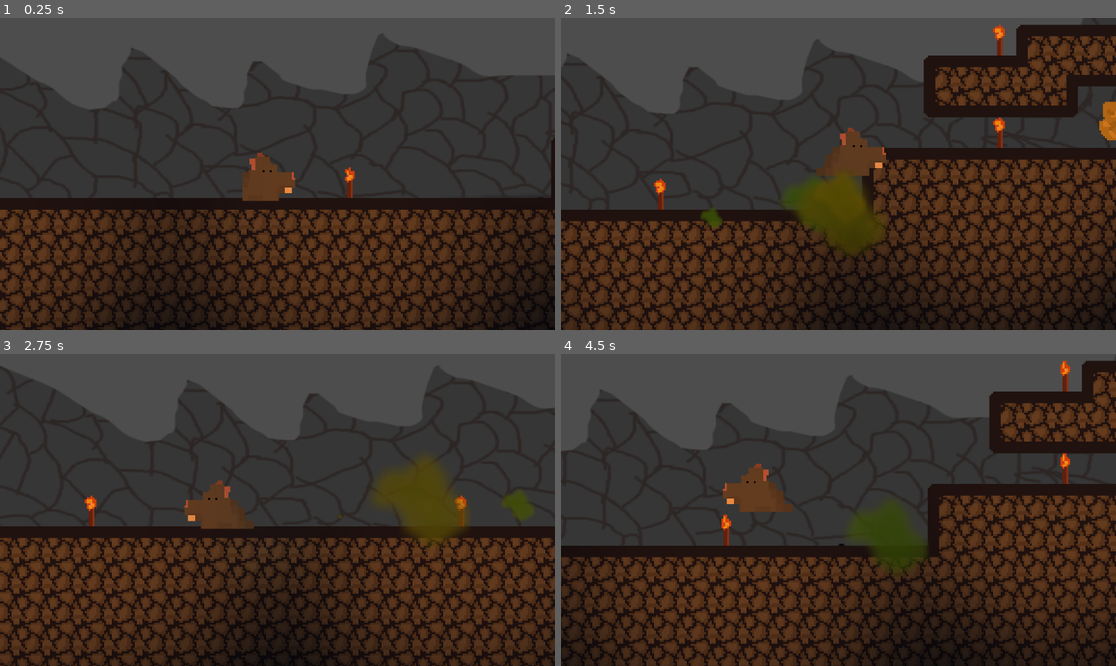
Above: before the commit, frames 1-4 (two rows, left to right).
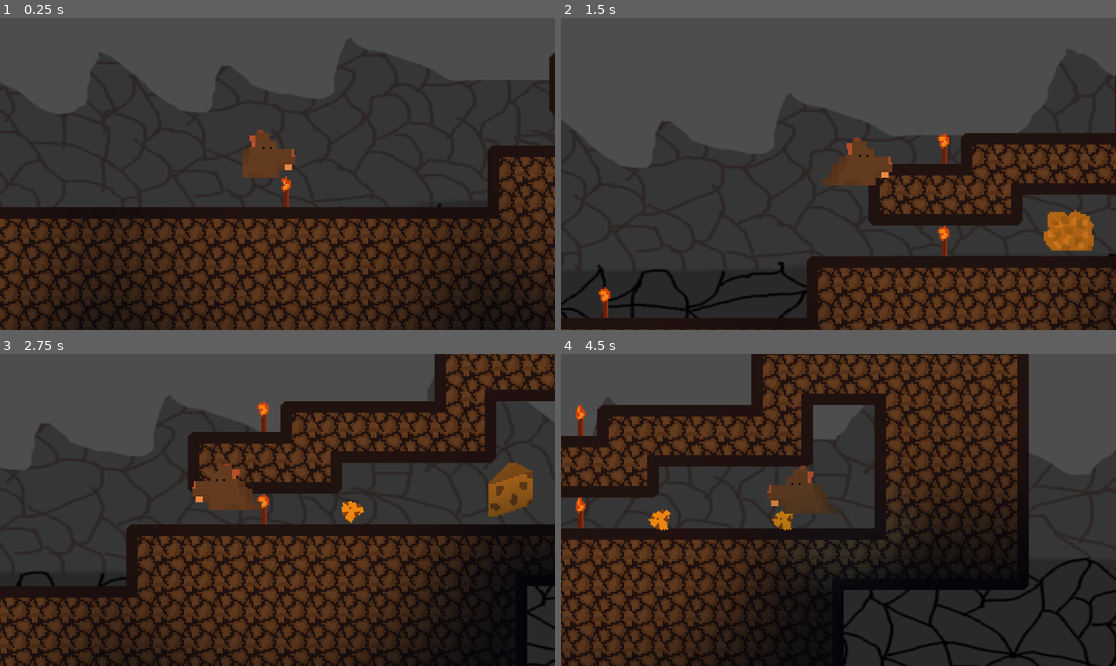
Above: after the commit, the same moments.

Repository: HaviarA1/FratThaRat
Game: Godot game, scene res://Scenes/world.tscn
Same seed, same stepped clock (60 frames per second), same inputs: the game is played once before the commit and once after it.
Inputs:
- Up to frame 1 (0.25 s): no input
- Up to frame 2 (1.5 s): hold D (right) from 0.53 s (still down); tap Shift (dash) at 0.6, 1.35 s; tap W (up) at 0.77 s
- Up to frame 3 (2.75 s): tap W (up) at 1.52 s; release D (right) at 2.03 s; hold A (left) from 2.03 s (still down); tap Shift (dash) at 2.1 s
- Up to frame 4 (4.5 s): release A (left) at 2.78 s; hold D (right) 2.78-4.28 s; tap Shift (dash) at 2.85, 3.6, 4.35 s; tap W (up) at 3.02, 3.77 s; hold A (left) from 4.28 s (still down)

The runs differ from the first frame. In frame 1, 27% of the frame differs, in the area x 0-100%, y 8-100%; in frame 2, 50%; in frame 3, 47%; in frame 4, 63%, in the area x 0-100%, y 0-100%.

Commit message:
Broke the animation

Diff:
--- a/Scenes/cheese.tscn
+++ b/Scenes/cheese.tscn
@@ -11,9 +11,8 @@
 
 [sub_resource type="Animation" id="Animation_oy54m"]
 resource_name = "Float"
-length = 4.0
+length = 2.0
 loop_mode = 1
-step = 1.0
 tracks/0/type = "value"
 tracks/0/imported = false
 tracks/0/enabled = true
@@ -21,7 +20,7 @@
 tracks/0/interp = 1
 tracks/0/loop_wrap = true
 tracks/0/keys = {
-"times": PackedFloat32Array(0, 2, 4),
+"times": PackedFloat32Array(0, 0.9657, 1.998),
 "transitions": PackedFloat32Array(1, 1, 1),
 "update": 0,
 "values": [Vector2(0, 0), Vector2(0, -4), Vector2(0, 0)]
--- a/Scenes/player.tscn
+++ b/Scenes/player.tscn
@@ -1,81 +1,255 @@
-[gd_scene load_steps=21 format=3 uid="uid://cw0xhyynu5w7x"]
+[gd_scene load_steps=49 format=3 uid="uid://cw0xhyynu5w7x"]
 
 [ext_resource type="Script" uid="uid://dkrqjc0v3doio" path="res://Scripts/player.gd" id="1_cvnsp"]
-[ext_resource type="Texture2D" uid="uid://b3i365o8rr4xf" path="res://Assets/Textures/krysa_bezici/krysa_bezici-Sheet.png" id="2_6t5aa"]
-[ext_resource type="Texture2D" uid="uid://cgd1oplx1orfn" path="res://Assets/Textures/krysa_stojici/krysa_stojici-Sheet.png" id="2_vgqql"]
+[ext_resource type="Texture2D" uid="uid://cgd1oplx1orfn" path="res://Assets/Textures/krysy/lvl1/krysa_stojici/krysa_stojici1.png" id="2_gymyn"]
+[ext_resource type="Texture2D" uid="uid://b3i365o8rr4xf" path="res://Assets/Textures/krysy/lvl1/krysa_bezici/krysa_bezici1.png" id="3_pu2lt"]
+[ext_resource type="Texture2D" uid="uid://cgd1oplx1orfn" path="res://Assets/Textures/krysy/lvl2/krysa_stojici/krysa_stojici2.png" id="4_ukyrk"]
 [ext_resource type="Texture2D" uid="uid://hm3qggti4bfq" path="res://Assets/Textures/plyny/plyny.png" id="4_vgqql"]
+[ext_resource type="Texture2D" uid="uid://b3i365o8rr4xf" path="res://Assets/Textures/krysy/lvl2/krysa_bezici/krysa_bezici2.png" id="5_7dp3o"]
 [ext_resource type="Texture2D" uid="uid://bqvew2nupjms8" path="res://Assets/Textures/white_alpha/white_alpha.png" id="5_fkybt"]
+[ext_resource type="Texture2D" uid="uid://b3i365o8rr4xf" path="res://Assets/Textures/krysy/lvl3/krysa_bezici/krysa_bezici3.png" id="7_h4iuc"]
+[ext_resource type="Texture2D" uid="uid://cgd1oplx1orfn" path="res://Assets/Textures/krysy/lvl4/krysa_stojici/krysa_stojici4.png" id="8_gymyn"]
+[ext_resource type="Texture2D" uid="uid://cgd1oplx1orfn" path="res://Assets/Textures/krysy/lvl3/krysa_stojici/krysa_stojici3.png" id="8_h4iuc"]
+[ext_resource type="Texture2D" uid="uid://b3i365o8rr4xf" path="res://Assets/Textures/krysy/lvl4/krysa_bezici/krysa_bezici4.png" id="9_fd4e3"]
+
+[sub_resource type="RectangleShape2D" id="RectangleShape2D_gymyn"]
+size = Vector2(24, 46.5)
+
+[sub_resource type="RectangleShape2D" id="RectangleShape2D_pu2lt"]
+size = Vector2(24, 30.5)
 
 [sub_resource type="RectangleShape2D" id="RectangleShape2D_8j60k"]
 size = Vector2(24, 15)
 
-[sub_resource type="AtlasTexture" id="AtlasTexture_fkybt"]
-atlas = ExtResource("2_vgqql")
+[sub_resource type="AtlasTexture" id="AtlasTexture_h4iuc"]
+atlas = ExtResource("8_gymyn")
+region = Rect2(0, 0, 64, 64)
+
+[sub_resource type="AtlasTexture" id="AtlasTexture_fd4e3"]
+atlas = ExtResource("8_gymyn")
+region = Rect2(64, 0, 64, 64)
+
+[sub_resource type="AtlasTexture" id="AtlasTexture_qqcod"]
+atlas = ExtResource("9_fd4e3")
+region = Rect2(0, 0, 64, 64)
+
+[sub_resource type="AtlasTexture" id="AtlasTexture_igrcy"]
+atlas = ExtResource("9_fd4e3")
+region = Rect2(64, 0, 64, 64)
+
+[sub_resource type="AtlasTexture" id="AtlasTexture_fs7ks"]
+atlas = ExtResource("9_fd4e3")
+region = Rect2(128, 0, 64, 64)
+
+[sub_resource type="AtlasTexture" id="AtlasTexture_l6n3p"]
+atlas = ExtResource("9_fd4e3")
+region = Rect2(192, 0, 64, 64)
+
+[sub_resource type="SpriteFrames" id="SpriteFrames_olqyp"]
+animations = [{
+"frames": [{
+"duration": 1.0,
+"texture": SubResource("AtlasTexture_h4iuc")
+}, {
+"duration": 1.0,
+"texture": SubResource("AtlasTexture_fd4e3")
+}],
+"loop": true,
+"name": &"4idle",
+"speed": 5.0
+}, {
+"frames": [{
+"duration": 1.0,
+"texture": SubResource("AtlasTexture_qqcod")
+}, {
+"duration": 1.0,
+"texture": SubResource("AtlasTexture_igrcy")
+}, {
+"duration": 1.0,
+"texture": SubResource("AtlasTexture_fs7ks")
+}, {
+"duration": 1.0,
+"texture": SubResource("AtlasTexture_l6n3p")
+}],
+"loop": true,
+"name": &"4run",
+"speed": 5.0
+}]
+
+[sub_resource type="AtlasTexture" id="AtlasTexture_7ldla"]
+atlas = ExtResource("8_h4iuc")
+region = Rect2(0, 0, 48, 48)
+
+[sub_resource type="AtlasTexture" id="AtlasTexture_r7t2e"]
+atlas = ExtResource("8_h4iuc")
+region = Rect2(48, 0, 48, 48)
+
+[sub_resource type="AtlasTexture" id="AtlasTexture_nmr2m"]
+atlas = ExtResource("7_h4iuc")
+region = Rect2(0, 0, 96, 48)
+
+[sub_resource type="AtlasTexture" id="AtlasTexture_ax3m3"]
+atlas = ExtResource("7_h4iuc")
+region = Rect2(96, 0, 96, 48)
+
+[sub_resource type="AtlasTexture" id="AtlasTexture_3vlem"]
+atlas = ExtResource("7_h4iuc")
+region = Rect2(192, 0, 96, 48)
+
+[sub_resource type="AtlasTexture" id="AtlasTexture_8eeqe"]
+atlas = ExtResource("7_h4iuc")
+region = Rect2(288, 0, 96, 48)
+
+[sub_resource type="SpriteFrames" id="SpriteFrames_5x828"]
+animations = [{
+"frames": [{
+"duration": 1.0,
+"texture": SubResource("AtlasTexture_7ldla")
+}, {
+"duration": 1.0,
+"texture": SubResource("AtlasTexture_r7t2e")
+}],
+"loop": true,
+"name": &"3idle",
+"speed": 5.0
+}, {
+"frames": [{
+"duration": 1.0,
+"texture": SubResource("AtlasTexture_nmr2m")
+}, {
+"duration": 1.0,
+"texture": SubResource("AtlasTexture_ax3m3")
+}, {
+"duration": 1.0,
+"texture": SubResource("AtlasTexture_3vlem")
+}, {
+"duration": 1.0,
+"texture": SubResource("AtlasTexture_8eeqe")
+}],
+"loop": true,
+"name": &"3run",
+"speed": 5.0
+}]
+
+[sub_resource type="AtlasTexture" id="AtlasTexture_gymyn"]
+atlas = ExtResource("2_gymyn")
 region = Rect2(0, 0, 32, 32)
 
-[sub_resource type="AtlasTexture" id="AtlasTexture_x3wgy"]
-atlas = ExtResource("2_vgqql")
+[sub_resource type="AtlasTexture" id="AtlasTexture_pu2lt"]
+atlas = ExtResource("2_gymyn")
 region = Rect2(32, 0, 32, 32)
 
-[sub_resource type="AtlasTexture" id="AtlasTexture_3smsa"]
-atlas = ExtResource("2_vgqql")
+[sub_resource type="AtlasTexture" id="AtlasTexture_ukyrk"]
+atlas = ExtResource("2_gymyn")
 region = Rect2(64, 0, 32, 32)
 
-[sub_resource type="AtlasTexture" id="AtlasTexture_8erm5"]
-atlas = ExtResource("2_vgqql")
+[sub_resource type="AtlasTexture" id="AtlasTexture_7dp3o"]
+atlas = ExtResource("2_gymyn")
 region = Rect2(96, 0, 32, 32)
 
-[sub_resource type="AtlasTexture" id="AtlasTexture_f1ek2"]
-atlas = ExtResource("2_6t5aa")
+[sub_resource type="AtlasTexture" id="AtlasTexture_olqyp"]
+atlas = ExtResource("3_pu2lt")
 region = Rect2(0, 0, 64, 32)
 
-[sub_resource type="AtlasTexture" id="AtlasTexture_tx1dd"]
-atlas = ExtResource("2_6t5aa")
+[sub_resource type="AtlasTexture" id="AtlasTexture_wpjfl"]
+atlas = ExtResource("3_pu2lt")
 region = Rect2(64, 0, 64, 32)
 
-[sub_resource type="AtlasTexture" id="AtlasTexture_gymyn"]
-atlas = ExtResource("2_6t5aa")
+[sub_resource type="AtlasTexture" id="AtlasTexture_bi64h"]
+atlas = ExtResource("3_pu2lt")
 region = Rect2(128, 0, 64, 32)
 
-[sub_resource type="AtlasTexture" id="AtlasTexture_pu2lt"]
-atlas = ExtResource("2_6t5aa")
+[sub_resource type="AtlasTexture" id="AtlasTexture_2ijsl"]
+atlas = ExtResource("3_pu2lt")
+region = Rect2(192, 0, 64, 32)
+
+[sub_resource type="AtlasTexture" id="AtlasTexture_p1odr"]
+atlas = ExtResource("4_ukyrk")
+region = Rect2(0, 0, 32, 32)
+
+[sub_resource type="AtlasTexture" id="AtlasTexture_0gysh"]
+atlas = ExtResource("4_ukyrk")
+region = Rect2(32, 0, 32, 32)
+
+[sub_resource type="AtlasTexture" id="AtlasTexture_vfarp"]
+atlas = ExtResource("5_7dp3o")
+region = Rect2(0, 0, 64, 32)
+
+[sub_resource type="AtlasTexture" id="AtlasTexture_y6uwr"]
+atlas = ExtResource("5_7dp3o")
+region = Rect2(64, 0, 64, 32)
+
+[sub_resource type="AtlasTexture" id="AtlasTexture_83xs0"]
+atlas = ExtResource("5_7dp3o")
+region = Rect2(128, 0, 64, 32)
+
+[sub_resource type="AtlasTexture" id="AtlasTexture_ypfnu"]
+atlas = ExtResource("5_7dp3o")
 region = Rect2(192, 0, 64, 32)
 
 [sub_resource type="SpriteFrames" id="SpriteFrames_ukyrk"]
 animations = [{
 "frames": [{
 "duration": 1.0,
-"texture": SubResource("AtlasTexture_fkybt")
-}, {
-"duration": 1.0,
-"texture": SubResource("AtlasTexture_x3wgy")
-}, {
-"duration": 1.0,
-"texture": SubResource("AtlasTexture_3smsa")
-}, {
-"duration": 1.0,
-"texture": SubResource("AtlasTexture_8erm5")
-}],
-"loop": true,
-"name": &"idle",
+"texture": SubResource("AtlasTexture_gymyn")
+}, {
+"duration": 1.0,
+"texture": SubResource("AtlasTexture_pu2lt")
+}, {
+"duration": 1.0,
+"texture": SubResource("AtlasTexture_ukyrk")
+}, {
+"duration": 1.0,
+"texture": SubResource("AtlasTexture_7dp3o")
+}],
+"loop": true,
+"name": &"1idle",
 "speed": 7.0
 }, {
 "frames": [{
 "duration": 1.0,
-"texture": SubResource("AtlasTexture_f1ek2")
-}, {
-"duration": 1.0,
-"texture": SubResource("AtlasTexture_tx1dd")
-}, {
-"duration": 1.0,
-"texture": SubResource("AtlasTexture_gymyn")
-}, {
-"duration": 1.0,
-"texture": SubResource("AtlasTexture_pu2lt")
-}],
-"loop": true,
-"name": &"run",
+"texture": SubResource("AtlasTexture_olqyp")
+}, {
+"duration": 1.0,
+"texture": SubResource("AtlasTexture_wpjfl")
+}, {
+"duration": 1.0,
+"texture": SubResource("AtlasTexture_bi64h")
+}, {
+"duration": 1.0,
+"texture": SubResource("AtlasTexture_2ijsl")
+}],
+"loop": true,
+"name": &"1run",
 "speed": 8.0
+}, {
+"frames": [{
+"duration": 1.0,
+"texture": SubResource("AtlasTexture_p1odr")
+}, {
+"duration": 1.0,
+"texture": SubResource("AtlasTexture_0gysh")
+}],
+"loop": true,
+"name": &"2idle",
+"speed": 7.0
+}, {
+"frames": [{
+"duration": 1.0,
+"texture": SubResource("AtlasTexture_vfarp")
+}, {
+"duration": 1.0,
+"texture": SubResource("AtlasTexture_y6uwr")
+}, {
+"duration": 1.0,
+"texture": SubResource("AtlasTexture_83xs0")
+}, {
+"duration": 1.0,
+"texture": SubResource("AtlasTexture_ypfnu")
+}],
+"loop": true,
+"name": &"2run",
+"speed": 5.0
 }]
 
 [sub_resource type="Curve" id="Curve_fkybt"]
@@ -106,17 +280,44 @@
 [node name="Player" type="CharacterBody2D"]
 script = ExtResource("1_cvnsp")
 
-[node name="CollisionShape2D" type="CollisionShape2D" parent="."]
+[node name="Level4Collision" type="CollisionShape2D" parent="."]
+position = Vector2(0, -15.25)
+shape = SubResource("RectangleShape2D_gymyn")
+disabled = true
+
+[node name="Level3Collision" type="CollisionShape2D" parent="."]
+position = Vector2(0, -7.25)
+shape = SubResource("RectangleShape2D_pu2lt")
+disabled = true
+
+[node name="Level1Collision" type="CollisionShape2D" parent="."]
 shape = SubResource("RectangleShape2D_8j60k")
 
-[node name="Sprite2D" type="AnimatedSprite2D" parent="."]
+[node name="Sprite4" type="AnimatedSprite2D" parent="."]
+visible = false
 texture_filter = 1
-position = Vector2(-3, -7)
+position = Vector2(2, -30)
+scale = Vector2(0.951, 1)
+sprite_frames = SubResource("SpriteFrames_olqyp")
+animation = &"4run"
+autoplay = "4idle"
+
+[node name="Sprite3" type="AnimatedSprite2D" parent="."]
+visible = false
+texture_filter = 1
+position = Vector2(-3.0000002, -24)
+scale = Vector2(0.951, 1)
+sprite_frames = SubResource("SpriteFrames_5x828")
+animation = &"3idle"
+autoplay = "3idle"
+
+[node name="Sprite1" type="AnimatedSprite2D" parent="."]
+texture_filter = 1
+position = Vector2(-3.0000002, -16)
 scale = Vector2(0.951, 1)
 sprite_frames = SubResource("SpriteFrames_ukyrk")
-animation = &"run"
-autoplay = "idle"
-frame_progress = 0.93485194
+animation = &"1idle"
+autoplay = "1idle"
 
 [node name="Camera2D" type="Camera2D" parent="."]
 zoom = Vector2(4, 4)
@@ -129,12 +330,16 @@
 one_shot = true
 process_material = SubResource("ParticleProcessMaterial_f1ek2")
 
-[node name="Ceiling" type="RayCast2D" parent="."]
+[node name="Ceiling1" type="RayCast2D" parent="."]
 rotation = 3.1415927
 target_position = Vector2(0, 32)
 
+[node name="Ceiling2" type="RayCast2D" parent="."]
+rotation = 3.1415927
+target_position = Vector2(0, 64)
+
 [node name="PointLight2D" type="PointLight2D" parent="."]
-position = Vector2(4, -6)
+position = Vector2(7, -4)
 color = Color(0.9755834, 1, 0.6735581, 1)
 energy = 0.3
 texture = ExtResource("5_fkybt")
--- a/Scenes/world.tscn
+++ b/Scenes/world.tscn
@@ -187,10 +187,6 @@
 
 [node name="World" type="Node2D"]
 
-[node name="Player" parent="." instance=ExtResource("1_go701")]
-top_level = true
-position = Vector2(18, 71)
-
 [node name="TileMap" type="TileMap" parent="."]
 texture_filter = 1
 tile_set = SubResource("TileSet_8j60k")
@@ -215,3 +211,9 @@
 position = Vector2(164, 74)
 scale = Vector2(0.56614584, 0.44375)
 texture = ExtResource("5_fo5ed")
+
+[node name="Player" parent="." instance=ExtResource("1_go701")]
+position = Vector2(51, 77)
+
+[node name="Camera2D" type="Camera2D" parent="."]
+enabled = false
--- a/Scripts/cheese.gd
+++ b/Scripts/cheese.gd
@@ -17,6 +17,7 @@
 
 func _on_collect_body_entered(body: Node2D) -> void:
 	if body.name == "Player":
+		body.increase_level(1)
 		var cheese = load("res://Scenes/cheese_debris.tscn")
 		var instantiate = cheese.instantiate()
 		get_parent().add_child(instantiate)
--- a/Scripts/player.gd
+++ b/Scripts/player.gd
@@ -1,20 +1,75 @@
 extends CharacterBody2D
 
-@onready var ceiling: RayCast2D = $Ceiling
+@onready var ceiling_1: RayCast2D = $Ceiling1
+@onready var ceiling_2: RayCast2D = $Ceiling2
 
+@onready var level_1_collision: CollisionShape2D = $Level1Collision
+@onready var level_3_collision: CollisionShape2D = $Level3Collision
+@onready var level_4_collision: CollisionShape2D = $Level4Collision
 
-@onready var sprite_2d: AnimatedSprite2D = $Sprite2D
+@onready var sprite_3: AnimatedSprite2D = $Sprite3
+@onready var sprite_4: AnimatedSprite2D = $Sprite4
+@onready var sprite_1: AnimatedSprite2D = $Sprite1
 @onready var gas: GPUParticles2D = $Gas
 
 const SPEED = 50.0
-const JUMP_VELOCITY = -300.0
+const JUMP_VELOCITY = -200.0
 var fall_acceleration = 0
 var is_left := false
 
+var fat_level = 1
+
+func increase_level(increase: int):
+	if fat_level + increase <= 4:
+		fat_level += increase
+		set_level(fat_level)
+
+func set_level(new_level: int):
+	if new_level == 1 or 2:
+		level_1_collision.disabled = false
+		level_3_collision.disabled = true
+		level_4_collision.disabled = true
+		sprite_1.show()
+		sprite_3.hide()
+		sprite_4.hide()
+	elif new_level == 3:
+		level_1_collision.disabled = true
+		level_3_collision.disabled = false
+		level_4_collision.disabled = true
+		sprite_1.hide()
+		sprite_3.show()
+		sprite_4.hide()
+	elif new_level >= 4:
+		level_1_collision.disabled = true
+		level_3_collision.disabled = true
+		level_4_collision.disabled = false
+		sprite_1.hide()
+		sprite_3.hide()
+		sprite_4.show()
+
+func play_animation(new_animation: String):
+	if new_animation == "idle":
+		if fat_level == 1:
+			sprite_1.animation = "1idle"
+		elif fat_level == 2:
+			sprite_1.animation = "2idle"
+		sprite_3.animation = "3idle"
+		sprite_4.animation = "4idle"
+	elif new_animation == "run":
+		if fat_level == 1:
+			sprite_1.animation = "1run"
+		elif fat_level == 2:
+			sprite_1.animation = "2run"
+		sprite_3.animation = "3run"
+		sprite_4.animation = "4run"
+
+func _ready() -> void:
+	fat_level = 1
+	set_level(fat_level)
+	play_animation("idle")
+
 func _physics_process(delta: float) -> void:
 	# Add the gravity.
-	if not is_on_floor():
-		velocity += get_gravity() * delta
 	# Handle jump.
 	if is_on_floor():
 		fall_acceleration = 0
@@ -22,12 +77,14 @@
 			velocity.y = JUMP_VELOCITY
 	else:
 		velocity.y += fall_acceleration
-		fall_acceleration += 0.1
+		fall_acceleration += 0.4
 
 	if Input.is_action_pressed("left"):
 		is_left = true
-		sprite_2d.flip_h = true
-		sprite_2d.animation = "run"
+		sprite_1.flip_h = true
+		sprite_3.flip_h = true
+		sprite_4.flip_h = true
+		play_animation("run")
 		if velocity.x > -200:
 			velocity.x -= 10
 		elif velocity.x < -200:
@@ -36,8 +93,10 @@
 			velocity.x = -200
 	elif Input.is_action_pressed("right"):
 		is_left = false
-		sprite_2d.flip_h = false
-		sprite_2d.animation = "run"
+		sprite_1.flip_h = false
+		sprite_3.flip_h = false
+		sprite_4.flip_h = false
+		play_animation("run")
 		if velocity.x < 200:
 			velocity.x += 10
 		elif velocity.x > 200:
@@ -50,12 +109,14 @@
 		else:
 			velocity.x -= 10
 	else:
-		if not ceiling.is_colliding():
-			sprite_2d.animation = "idle"
+		if not ceiling_1.is_colliding() and not ceiling_2.is_colliding():
+			play_animation("idle")
 		velocity.x = 0
 
-	if Input.is_action_just_pressed("dash"):
-		sprite_2d.animation = "run"
+	if Input.is_action_just_pressed("dash") and fat_level > 1:
+		fat_level -= 1
+		set_level(fat_level)
+		play_animation("run")
 		gas.emitting = false
 		gas.emitting = true
 		velocity.y -= 200
Renamed: Assets/Textures/krysy/lvl1/krysa_bezici/krysa_bezici-Sheet.png -> Assets/Textures/krysy/lvl1/krysa_bezici/krysa_bezici1.png
Not shown, changed: Assets/Textures/krysy/lvl1/krysa_bezici/krysa_bezici1.png.import
Renamed: Assets/Textures/krysy/lvl1/krysa_stojici/krysa_stojici-Sheet.png -> Assets/Textures/krysy/lvl1/krysa_stojici/krysa_stojici1.png
Not shown, changed: Assets/Textures/krysy/lvl1/krysa_stojici/krysa_stojici1.png.import
Renamed: Assets/Textures/krysy/lvl2/krysa_bezici/krysa_bezici-Sheet.png -> Assets/Textures/krysy/lvl2/krysa_bezici/krysa_bezici2.png
Not shown, changed: Assets/Textures/krysy/lvl2/krysa_bezici/krysa_bezici2.png.import
Renamed: Assets/Textures/krysy/lvl2/krysa_stojici/krysa_stojici-Sheet.png -> Assets/Textures/krysy/lvl2/krysa_stojici/krysa_stojici2.png
Not shown, changed: Assets/Textures/krysy/lvl2/krysa_stojici/krysa_stojici2.png.import
Renamed: Assets/Textures/krysy/lvl3/krysa_bezici/krysa_bezici-Sheet.png -> Assets/Textures/krysy/lvl3/krysa_bezici/krysa_bezici3.png
Not shown, changed: Assets/Textures/krysy/lvl3/krysa_bezici/krysa_bezici3.png.import
Renamed: Assets/Textures/krysy/lvl3/krysa_stojici/krysa_stojici-Sheet.png -> Assets/Textures/krysy/lvl3/krysa_stojici/krysa_stojici3.png
Not shown, changed: Assets/Textures/krysy/lvl3/krysa_stojici/krysa_stojici3.png.import
(and 4 more such lines)
